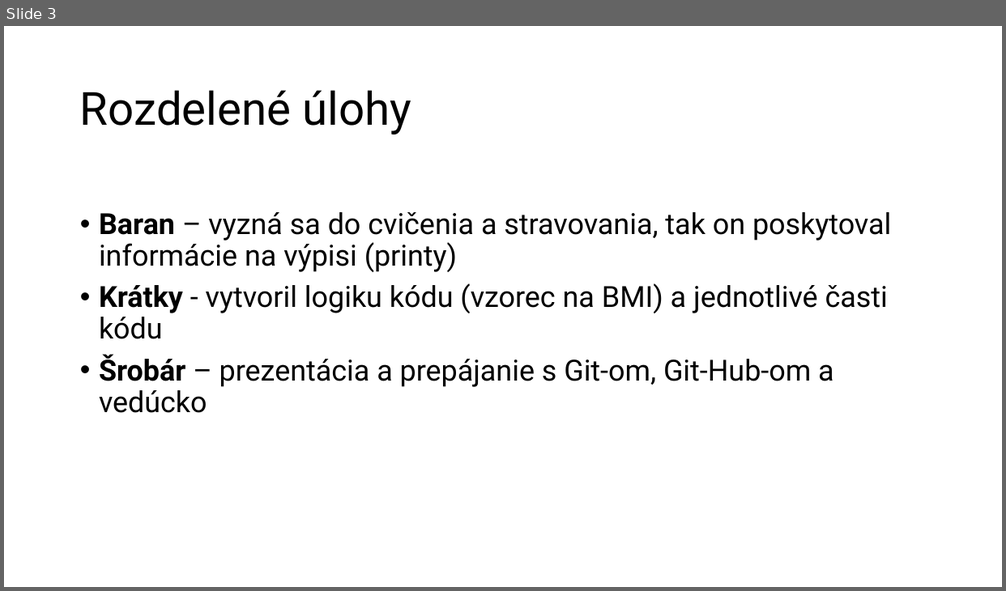
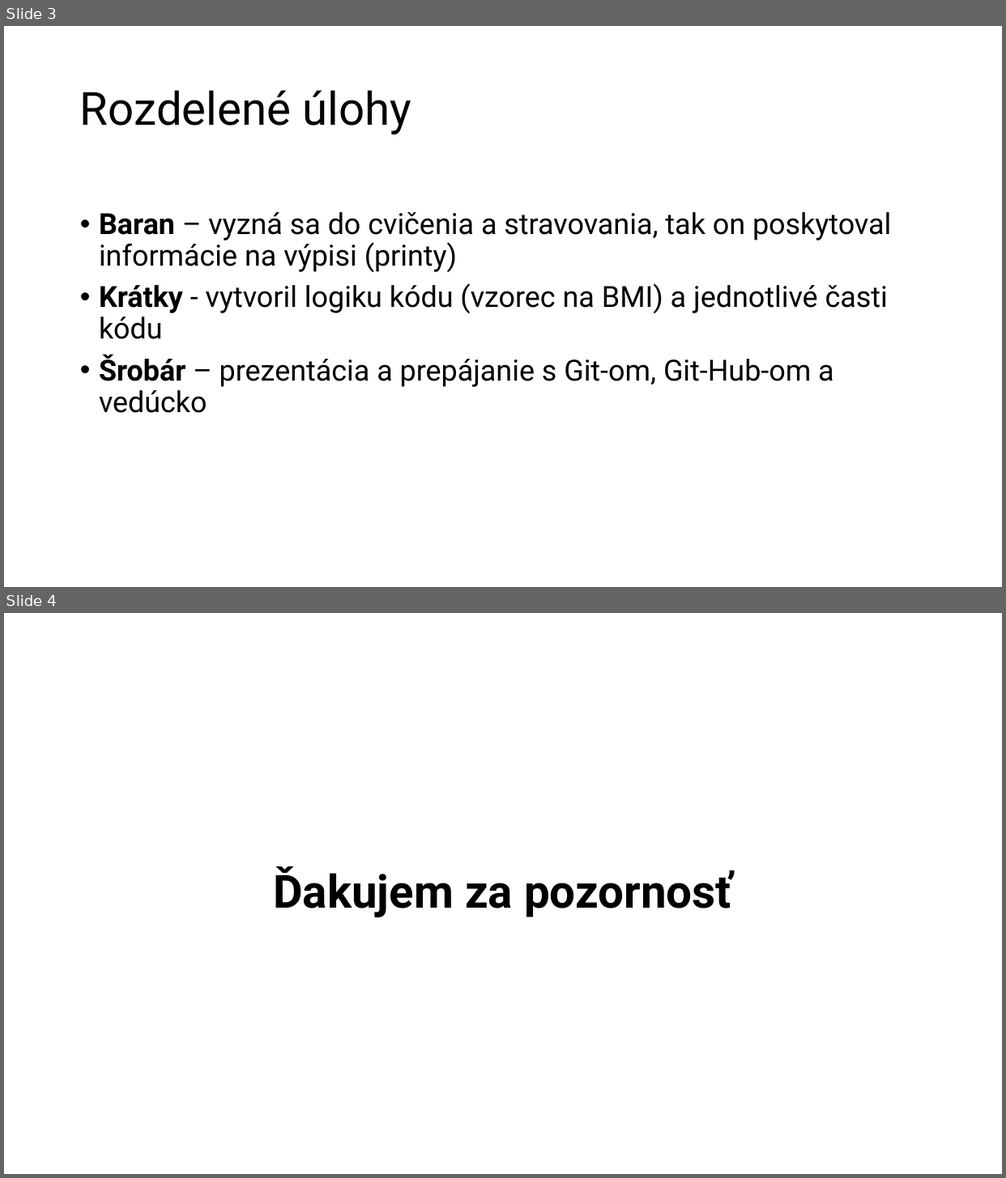
Before and after one commit to Sminoo/FitnessKalkulator, a slide deck: projektNaKalkulator.pptx. Shown one above the other, each under a label of ours: slide 3 before the commit, slides 3 and 4 after it. The pictures are 1006x591 and 1006x1178 pixels, drawn with LibreOffice and Linux fonts; fonts in the diff are those of the drawing. Boxes give left, top, right and bottom in pixels: in the first picture for what was removed or moved away, otherwise in the second. Text is boxed around its words. In the diff, an @@ line names an element or a change of style, - is before the commit and + after.

```diff
--- a/projektNaKalkulator.pptx
+++ b/projektNaKalkulator.pptx
@@ slide 4 added at <box>4,613,1002,1174</box>, background #FFFFFF @@
@@ title added at <box>273,867,732,918</box>, 44 pt, text #000000, bold @@
+Ďakujem za pozornosť
```
Also in this commit, not shown: 1 slide removed.
